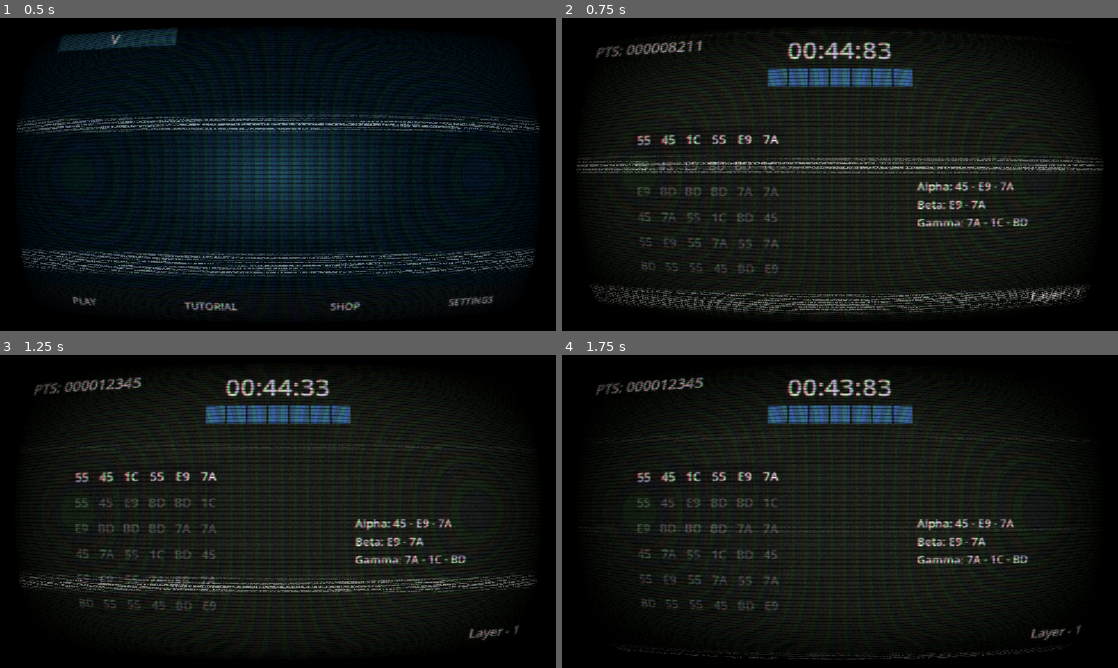
Above: before the commit, frames 1-4 (two rows, left to right).
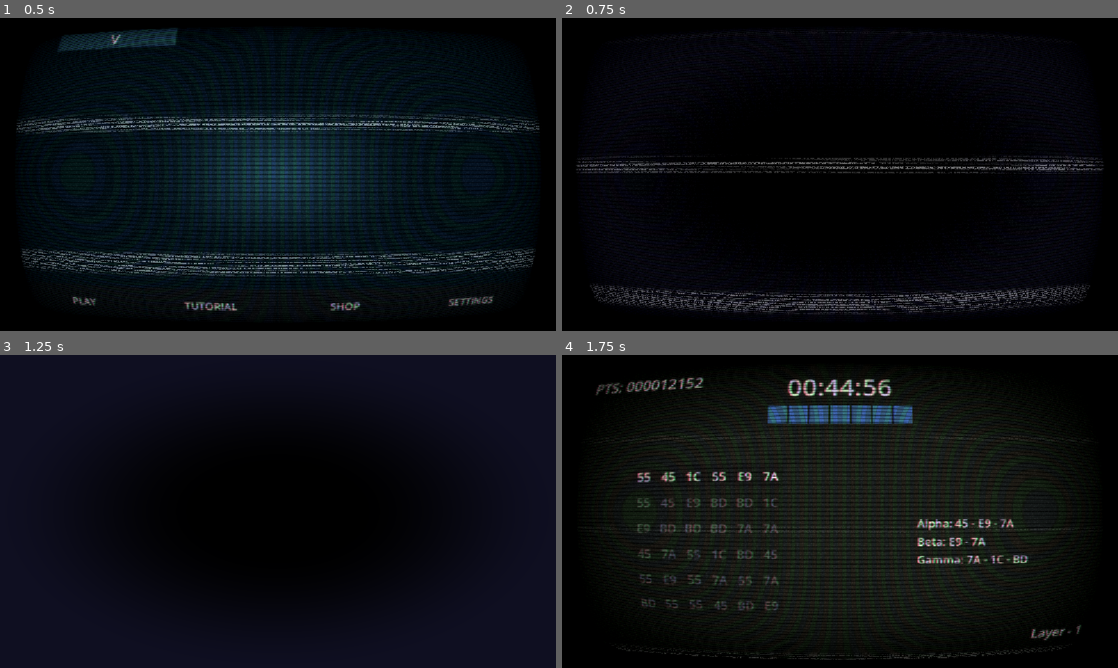
Above: after the commit, the same moments.

Repository: Martisos/Data-Hack-Minigame
Game: Godot game, scene res://scenes/menu.tscn
Two runs of this game, one before a commit and one after it. Both use one fixed random seed, a clock stepped at 60 frames per second and the inputs below.
Inputs (mouse positions are in pixels of both pictures, inside the frame that each line leads up to):
- Up to frame 1 (0.5 s): no input
- Up to frame 2 (0.75 s): click "PLAY" at 0.5 s
- Up to frame 3 (1.25 s): no input
- Up to frame 4 (1.75 s): click (628, 649) at 1.25 s, where only the run after the commit has a clickable "PLAY"

Frame 1 is identical in both runs. In frame 2, 31% of the frame differs, in the area x 6-94%, y 7-92%; in frame 3, 57%, in the area x 0-100%, y 0-100%; in frame 4, 0.4%.

Commit message:
Basic Transition

Diff:
--- a/project.godot
+++ b/project.godot
@@ -20,6 +20,7 @@
 Stats="*uid://b6txdkr6sqie8"
 ShaderLayer="*uid://coudwahq5vxea"
 Settings="*uid://cyc7k8d0s7oia"
+Transition="*uid://bc42dpyul4xke"
 
 [display]
 
--- /dev/null
+++ b/scenes/shader_layer.gd
@@ -0,0 +1,13 @@
+extends CanvasLayer
+@onready var tv_shader: ColorRect = $TVShader
+
+func _ready() -> void:
+	tv_shader.hide()
+	if Settings.tv_shader_visible:
+		tv_shader.show()
+
+func show_shader() -> void:
+	tv_shader.show()
+
+func hide_shader() -> void:
+	tv_shader.hide()
--- a/scenes/shader_layer.tscn
+++ b/scenes/shader_layer.tscn
@@ -1,6 +1,7 @@
 [gd_scene format=3 uid="uid://coudwahq5vxea"]
 
 [ext_resource type="Shader" uid="uid://co45jukcf6qp5" path="res://shaders/tv.gdshader" id="1_8xm16"]
+[ext_resource type="Script" uid="uid://3josqcu65rix" path="res://scenes/shader_layer.gd" id="1_dcqa8"]
 
 [sub_resource type="ShaderMaterial" id="ShaderMaterial_dcqa8"]
 shader = ExtResource("1_8xm16")
@@ -28,6 +29,7 @@
 
 [node name="ShaderLayer" type="CanvasLayer" unique_id=1508165670]
 layer = 100
+script = ExtResource("1_dcqa8")
 
 [node name="TVShader" type="ColorRect" parent="." unique_id=960553910]
 material = SubResource("ShaderMaterial_dcqa8")
--- /dev/null
+++ b/scenes/transition.tscn
@@ -0,0 +1,26 @@
+[gd_scene format=3 uid="uid://bc42dpyul4xke"]
+
+[ext_resource type="Script" uid="uid://bmuraqpmj7bxd" path="res://scripts/transition.gd" id="1_f0i4t"]
+[ext_resource type="Shader" uid="uid://d1obtfdchm4m3" path="res://shaders/gradient.gdshader" id="1_rerct"]
+
+[sub_resource type="ShaderMaterial" id="ShaderMaterial_kb7tl"]
+shader = ExtResource("1_rerct")
+shader_parameter/color_center = Color(0, 0, 0, 1)
+shader_parameter/color_edge = Color(0.059466735, 0.059442066, 0.13117513, 1)
+shader_parameter/radius = 0.3
+shader_parameter/smoothness = 0.2
+shader_parameter/pulse_speed = 0.50000002375
+shader_parameter/pulse_strength = 0.05
+
+[node name="Transition" type="CanvasLayer" unique_id=1172529864]
+script = ExtResource("1_f0i4t")
+
+[node name="ColorRect" type="ColorRect" parent="." unique_id=2012022461]
+material = SubResource("ShaderMaterial_kb7tl")
+anchors_preset = 15
+anchor_right = 1.0
+anchor_bottom = 1.0
+grow_horizontal = 2
+grow_vertical = 2
+mouse_filter = 2
+color = Color(0, 0, 0, 1)
--- a/scripts/menu.gd
+++ b/scripts/menu.gd
@@ -23,7 +23,7 @@
 	settings_original_x = settings.global_position.x
 
 func _on_play_button_pressed() -> void:
-	get_tree().change_scene_to_file("res://scenes/main_game.tscn")
+	Transition.change_scene("res://scenes/main_game.tscn")
 
 func _on_tutorial_button_pressed() -> void:
 	print("tutorial")
--- /dev/null
+++ b/scripts/transition.gd
@@ -0,0 +1,34 @@
+extends CanvasLayer
+
+@onready var color_rect: ColorRect = $ColorRect
+
+func _ready() -> void:
+	color_rect.modulate.a = 0.0
+	color_rect.mouse_filter = Control.MOUSE_FILTER_IGNORE
+
+func change_scene(target_scene) -> void:
+	color_rect.mouse_filter = Control.MOUSE_FILTER_STOP
+
+	var fade_in = create_tween()
+	fade_in.tween_property(color_rect, "modulate:a", 1.0, 0.2)
+	await fade_in.finished
+
+	ShaderLayer.hide()
+
+	await get_tree().create_timer(0.5).timeout
+
+	if target_scene is PackedScene:
+		get_tree().change_scene_to_packed(target_scene)
+	elif target_scene is String:
+		get_tree().change_scene_to_file(target_scene)
+
+	await get_tree().process_frame
+
+	if Settings.tv_shader_visible:
+		ShaderLayer.show()
+
+	var fade_out = create_tween()
+	fade_out.tween_property(color_rect, "modulate:a", 0.0, 0.2)
+	await fade_out.finished
+
+	color_rect.mouse_filter = Control.MOUSE_FILTER_IGNORE
Not shown, added: scenes/shader_layer.gd.uid
Not shown, added: scripts/transition.gd.uid
